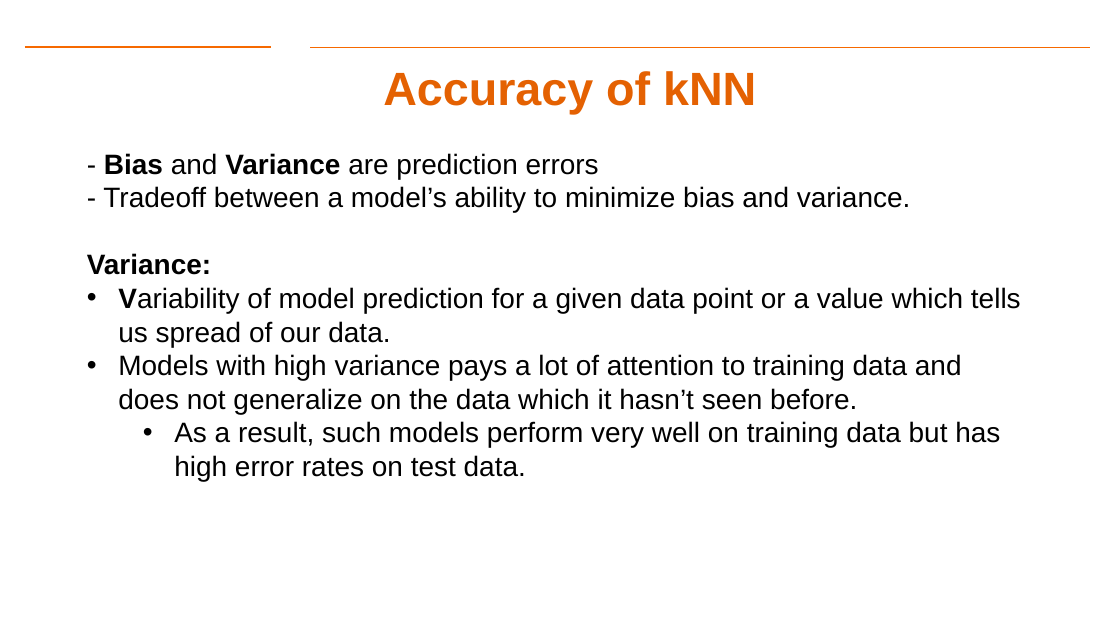
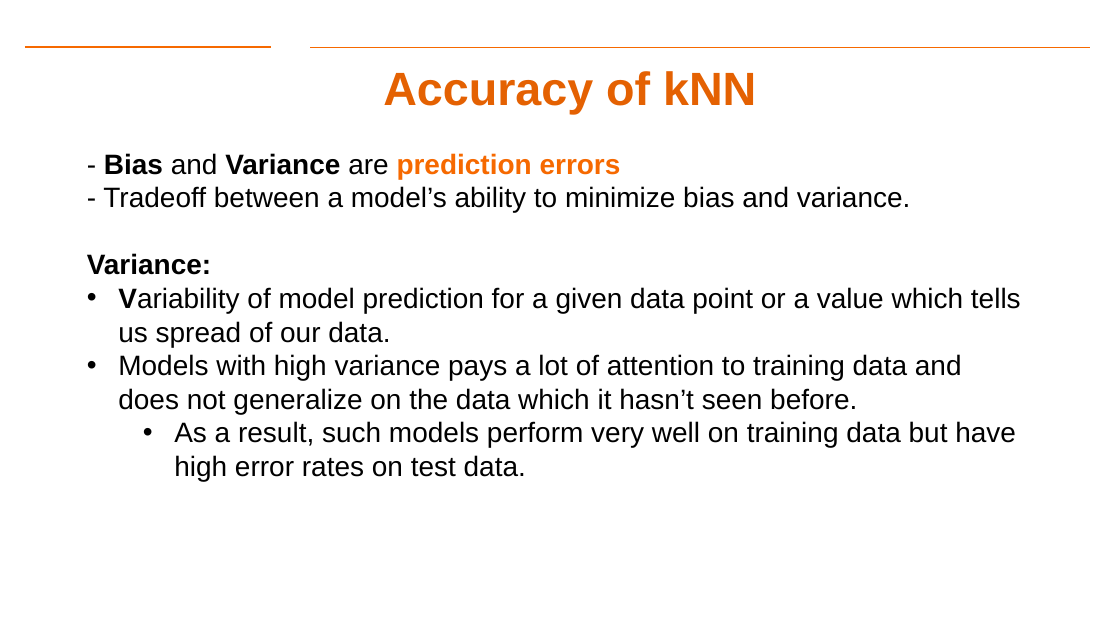
Before and after one commit to aiforsec/RIT-DSCI-633-FDS, a slide deck: slide 32 of Syllabus/Lecture08/Lec08.pptx. Drawn at 1120x630 pixels with LibreOffice and Linux fonts; fonts in the diff are those of the drawing; background and template pictures are left out. Boxes give left, top, right and bottom in pixels: in the first picture for what was removed or moved away, otherwise in the second. Text is boxed around its words. In the diff, an @@ line names an element or a change of style, - is before the commit and + after.

```diff
--- a/Syllabus/Lecture08/Lec08.pptx
+++ b/Syllabus/Lecture08/Lec08.pptx
@@ text at box(104, 153, 621, 179): text colour #000000 to #F66900, bold on in "prediction errors" @@
@@ text at box(174, 421, 1016, 481): text changed @@
-  • As a result, such models perform very well on training data but has high error rates on test data.
+  • As a result, such models perform very well on training data but have high error rates on test data.
```
Also in this commit, not shown: 4 other slides changed, 5 slides added, 6 slides removed, 4 other files.
